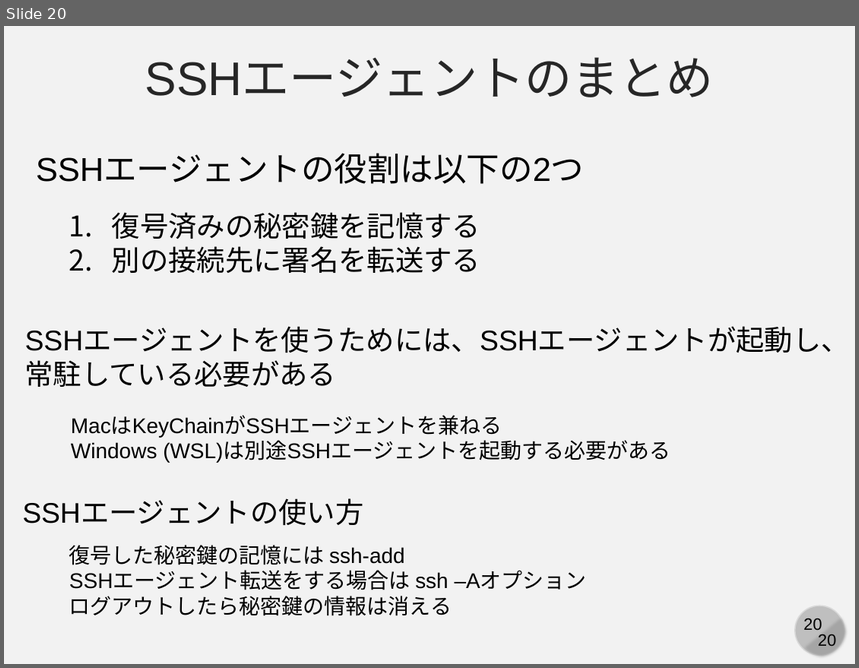
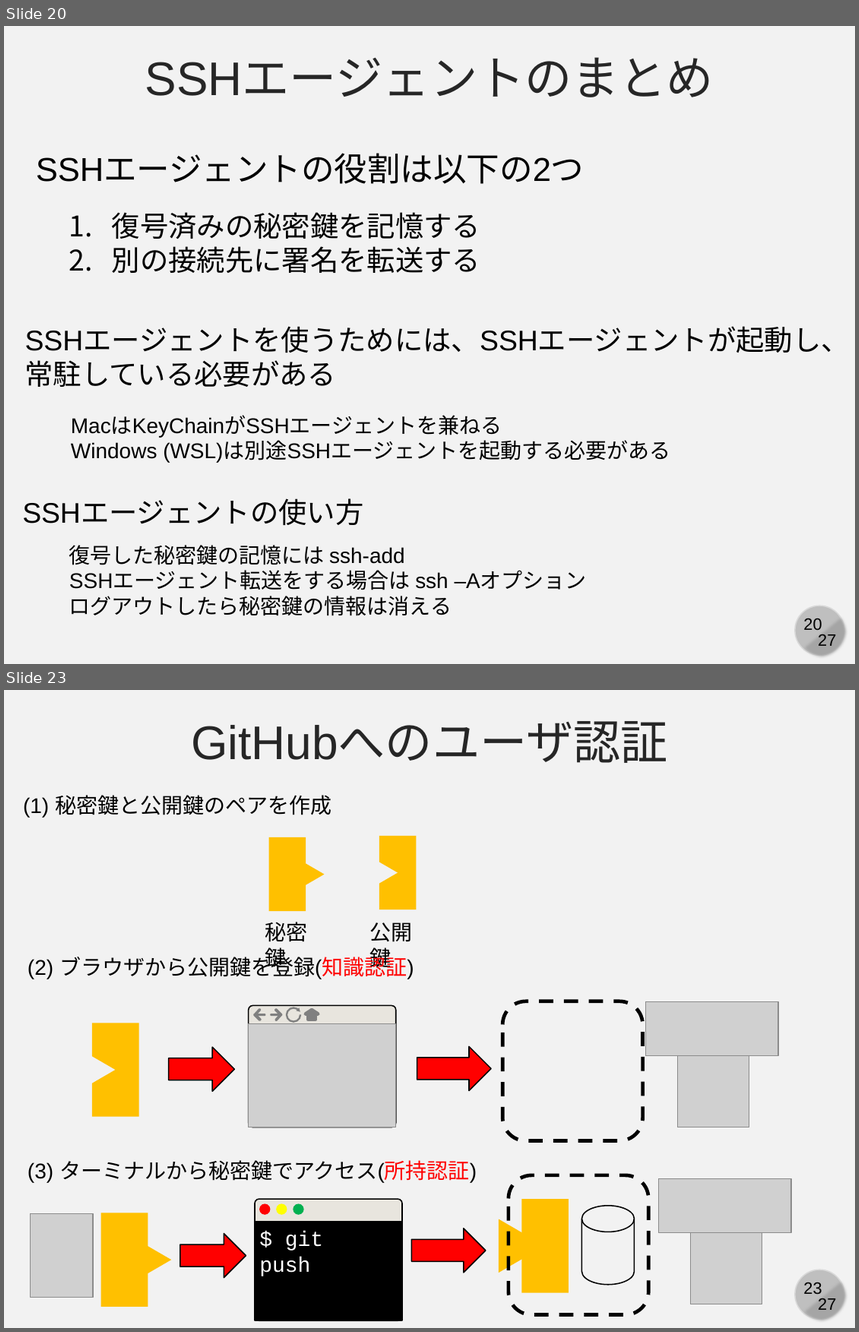
Before and after one commit to cpss2026-git/cpss2026-git.github.io, a slide deck: 02-lecture-git-advanced/slides/02-b-ssh.pptx. Shown one above the other, each under a label of ours: slide 20 before the commit, slides 20 and 23 after it; the slides between them are not shown. The pictures are 859x668 and 859x1332 pixels, drawn with LibreOffice and Linux fonts; fonts in the diff are those of the drawing; grey boxes stand for pictures. Boxes give left, top, right and bottom in pixels: in the first picture for what was removed or moved away, otherwise in the second. Text is boxed around its words. In the diff, an @@ line names an element or a change of style, - is before the commit and + after.

```diff
--- a/02-lecture-git-advanced/slides/02-b-ssh.pptx
+++ b/02-lecture-git-advanced/slides/02-b-ssh.pptx
@@ slide 23 added at [4,690,855,1328], background #F2F2F2; not listed: 4 template elements that a slide beside it also shows @@
@@ text added at [191,721,667,763], 40 pt, text #262626 @@
+GitHubへのユーザ認証
@@ text added at [23,795,332,818], 18 pt, text #000000 @@
+(1) 秘密鍵と公開鍵のペアを作成
@@ group added at [265,836,416,972]: 2 rectangles, 2 triangles, 2 texts @@
+秘密鍵
+公開鍵
@@ text added at [28,954,414,980], 18 pt, text #000000 @@
+(2) ブラウザから公開鍵を登録(知識認証)
@@ group added at [248,1006,395,1128]: 7 rounded rectangles, 2 triangles, 1 picture, 1 rectangle, 1 arc (boxed as its full ellipse) @@
@@ rounded rectangle added at [503,1002,643,1141], outline #000000 3 pt dashed @@
@@ picture added at [645,1002,778,1056] @@
@@ rectangle added at [91,1023,139,1116], fill #FFC000 @@
@@ triangle added at [69,1043,115,1097], fill #F2F2F2 @@
@@ right arrow added at [169,1047,235,1092], fill #FF0000, outline #000000 1 pt @@
@@ right arrow added at [417,1046,491,1091], fill #FF0000, outline #000000 1 pt @@
@@ triangle added at [507,1046,553,1099], fill #F2F2F2 @@
@@ picture added at [677,1056,749,1128] @@
@@ text added at [28,1160,477,1183], 18 pt, text #000000 @@
+(3) ターミナルから秘密鍵でアクセス(所持認証)
@@ rounded rectangle added at [509,1175,649,1315], outline #000000 3 pt dashed @@
@@ picture added at [658,1179,791,1233] @@
@@ picture added at [31,1214,92,1298] @@
@@ rectangle added at [101,1214,148,1307], fill #FFC000 @@
@@ rectangle added at [522,1199,569,1293], fill #FFC000 @@
@@ cylinder added at [582,1206,635,1285], fill #F2F2F2, outline #000000 1 pt @@
@@ triangle added at [126,1233,171,1287], fill #FFC000 @@
@@ right arrow added at [180,1234,246,1278], fill #FF0000, outline #000000 1 pt @@
@@ group added at [255,1199,402,1321]: 3 ellipses, 1 rounded rectangle, 1 rectangle, 1 text @@
+$ git push
@@ right arrow added at [411,1229,486,1273], fill #FF0000, outline #000000 1 pt @@
@@ triangle added at [499,1219,545,1273], fill #FFC000 @@
@@ picture added at [690,1233,762,1305] @@
@@ slide 20 changed as well @@
@@ text at [818,635,836,646]: text changed @@
-20
+27
```
Also in this commit, not shown: 19 other slides changed, 6 other slides added, 1 other file.
